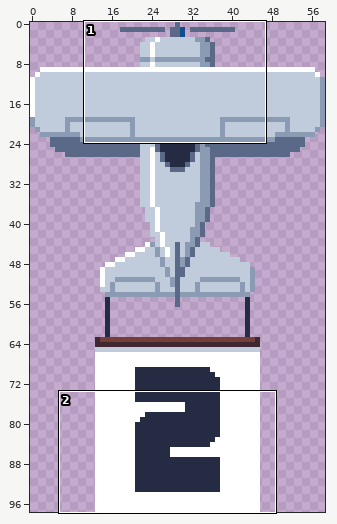
Pixel-art file, stored at core/assets-src/ui/championship-finished-2.anim.ase. The picture above shows the old version from afar; the outline marks the close-up.
Close-up. First the earlier version:
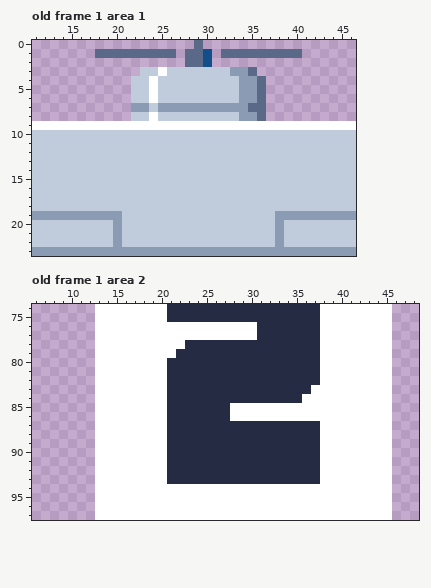
59x98 pixels, 1 frame. Shown: old frame 1 area 1: x 11..46, y 0..23; old frame 1 area 2: x 6..48, y 74..97. The commit also changed other frames or places, which this record leaves out.
The result:
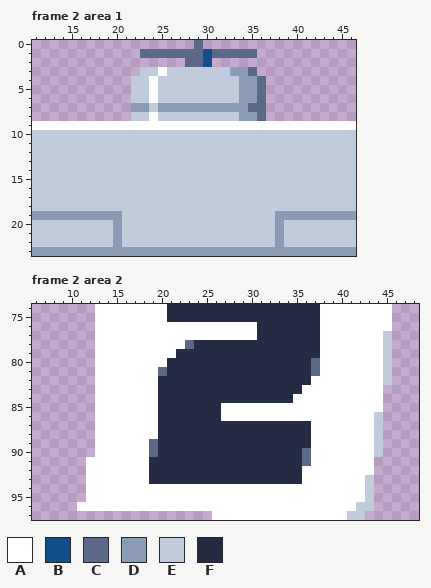
Palette (. is transparent): A #ffffff  B #124e89  C #5a6988  D #8b9bb4  E #c0cbdc  F #262b44
A new or re-ordered frame is compared with the old frame closest to it.
Changes in this commit:
frames 1 -> 8
layer "Number" added
Frame 2 area 1 is new; against old frame 1, layer "Layer 1":
Colour C now appears in row 1 at x 27 and 31.
The author cleared colour C in row 1 at x 18 to 22 and 36 to 40.
Frame 2 area 2 is new; against old frame 1, layers "Number", "Layer 1":
Colour A now appears in rows 91 to 95 at x 12; in row 96 at x 11 to 12.
The author changed colour F to colour A in row 82 at x 37; in row 83 at x 36; in row 84 at x 35; in rows 85 to 86 at x 27; in rows 87 to 91 at x 37; in rows 92 to 93 at x 36 to 37.
The author changed colour A to colour C in row 81 at x 20; in rows 89 to 90 at x 19.
The author changed colour F to colour C in row 78 at x 23; in rows 80 to 81 at x 37; in rows 90 to 91 at x 36.
The author changed colour A to colour E in rows 77 to 82 at x 45; in rows 86 to 90 at x 44; in rows 93 to 95 at x 43; in row 96 at x 42 to 43; in row 97 at x 41 to 42.
The author changed colour A to colour F in rows 82 to 90 at x 20; in rows 91 to 93 at x 19 to 20.
The author cleared colour A in rows 83 to 90 at x 45; in rows 91 to 96 at x 44 to 45; in row 97 at x 13 to 25 and 43 to 45.
Where, in picture pixels (left, top, right, bottom), the same in both close-ups:
erased: (95, 49, 140, 58)
added: (176, 49, 221, 58)
erased: (257, 49, 302, 58)
changed: (293, 331, 392, 520)
changed: (77, 340, 212, 520)
changed: (221, 403, 230, 421)
